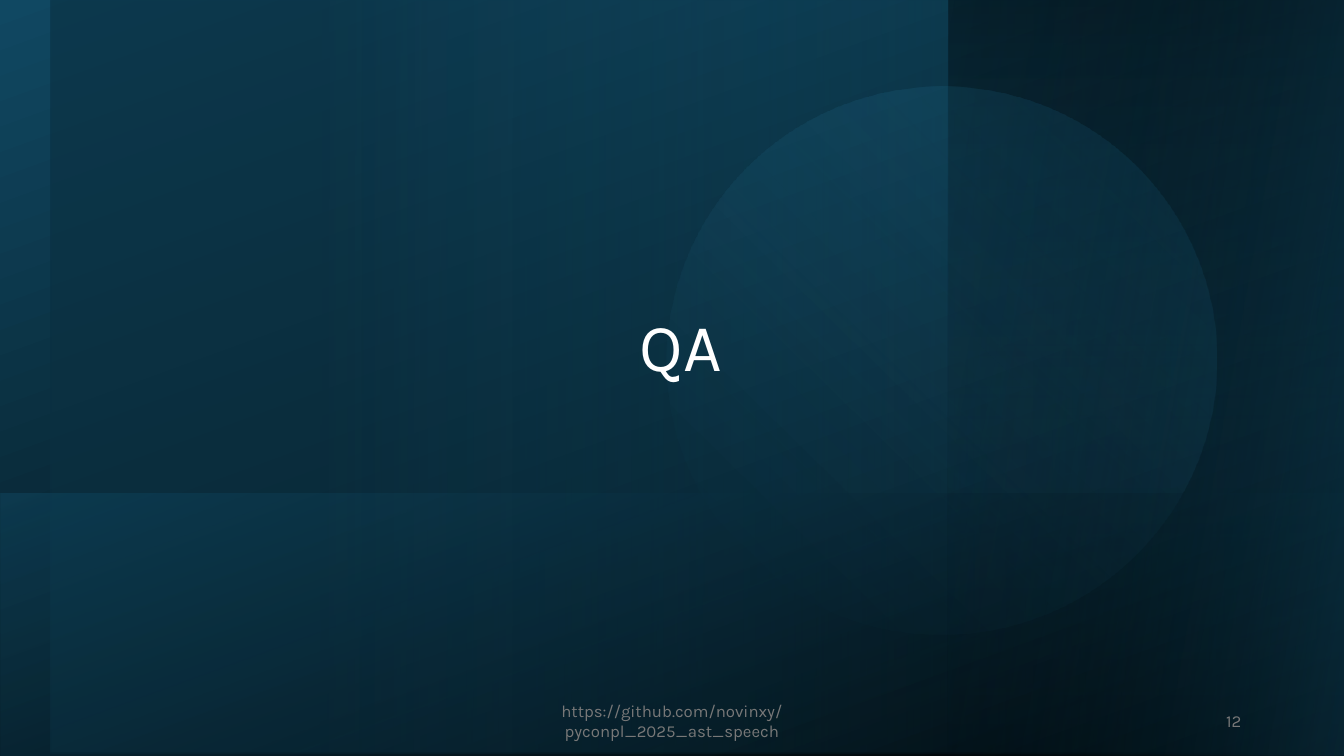
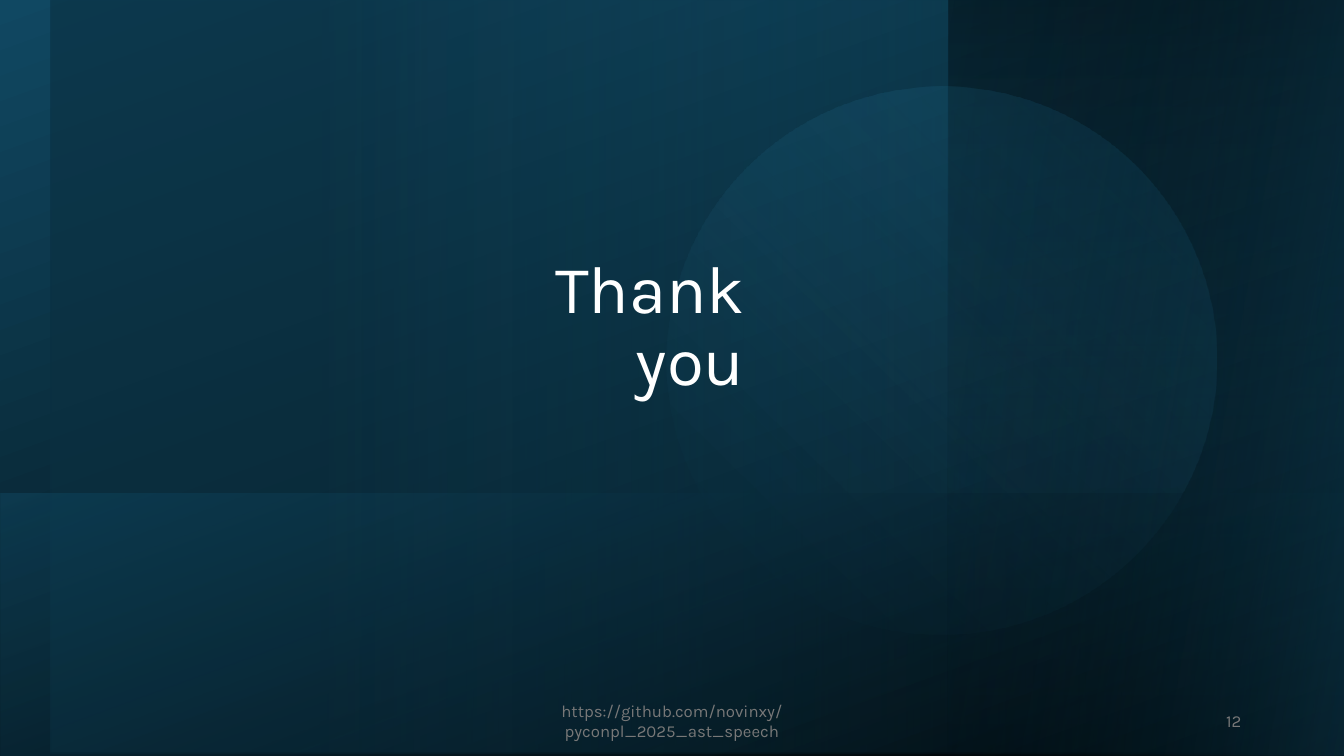
Before and after one commit to novinxy/pyconpl_2025_ast_speech, a slide deck: slide 12 of presentation.pptx. Drawn at 1344x756 pixels with LibreOffice and Linux fonts; fonts in the diff are those of the drawing. Boxes give left, top, right and bottom in pixels: in the first picture for what was removed or moved away, otherwise in the second. Text is boxed around its words. In the diff, an @@ line names an element or a change of style, - is before the commit and + after.

```diff
--- a/presentation.pptx
+++ b/presentation.pptx
@@ title at [555, 267, 745, 402]: text changed @@
-QA
+Thank you
```
Also in this commit, not shown: 6 other slides changed.
